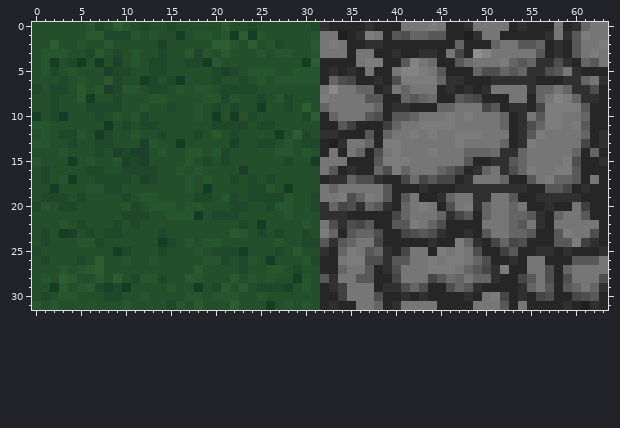
Two states of a pixel-art sprite, dist/img/textures.png. Above: the version before the commit.
The file is 64x32 pixels. Colours within 5 levels of each other are drawn and written as one.
After the commit:
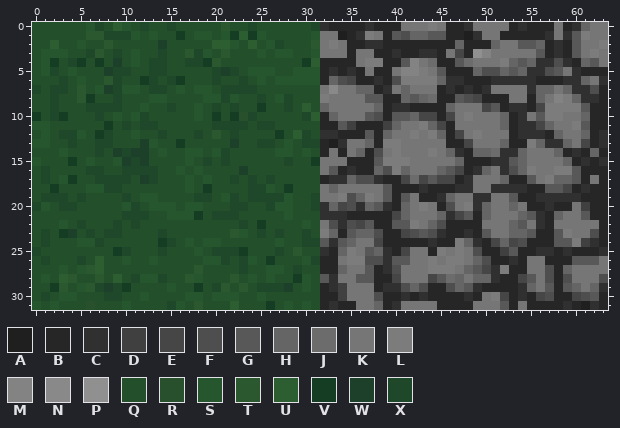
Palette (. is transparent): A #1f1f1f  B #262626  C #303030  D #404040  E #464646  F #4e4e4e  G #585858  H #656565  J #6c6c6c  K #767676  L #7c7c7c  M #838383  N #898989  P #909090  Q #234f2b  R #29502d  S #25562d  T #2c582f  U #2d5e31  V #143d23  W #1c4029  X #1f4729
Commit message: Minor work on stone texture
Changes in this commit:
Changed rows in their new state; - is an unchanged pixel.
first column x 43:
 9 --B----------------
10 EEBE---------------
11 -HEB--------CEHK---
12 --HBEK------CCBH---
13 ---BBE-----B-HCCH--
14 ---HCB---------HBC-
15 ----HB----------HBC
18 ------KK-----------
21 ----------K--------
Where, in picture pixels (left, top, right, bottom), the same in both pictures:
changed: (419, 103, 518, 220)
changed: (518, 121, 590, 166)
